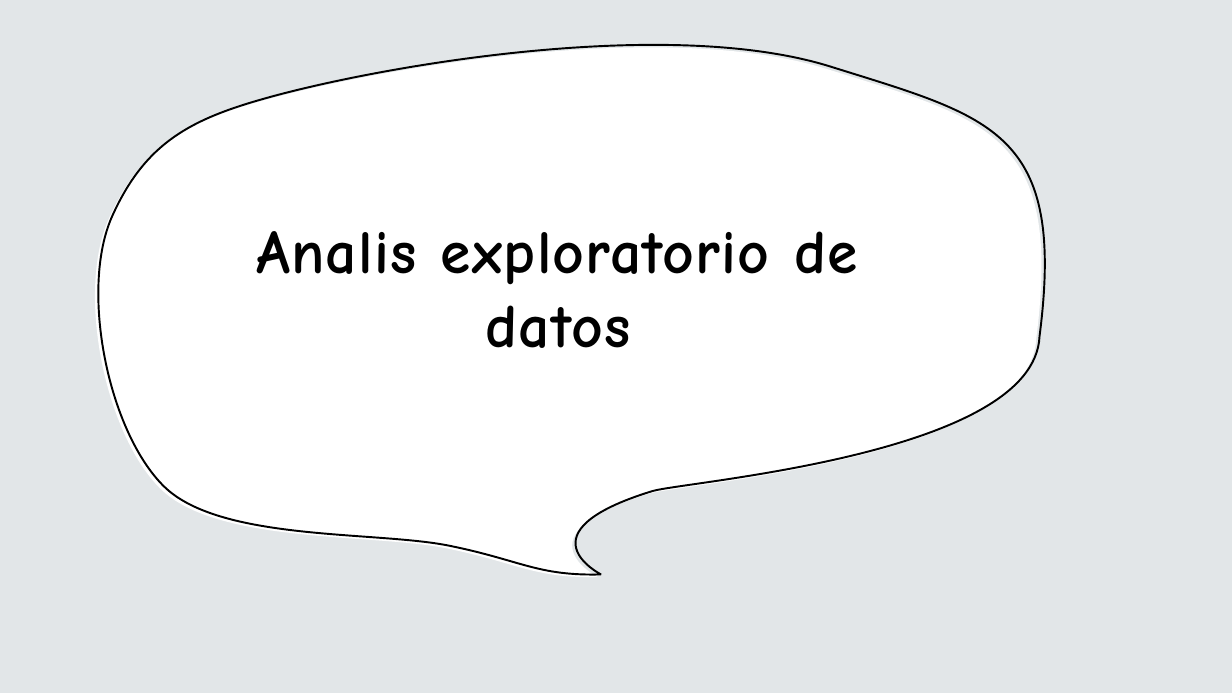
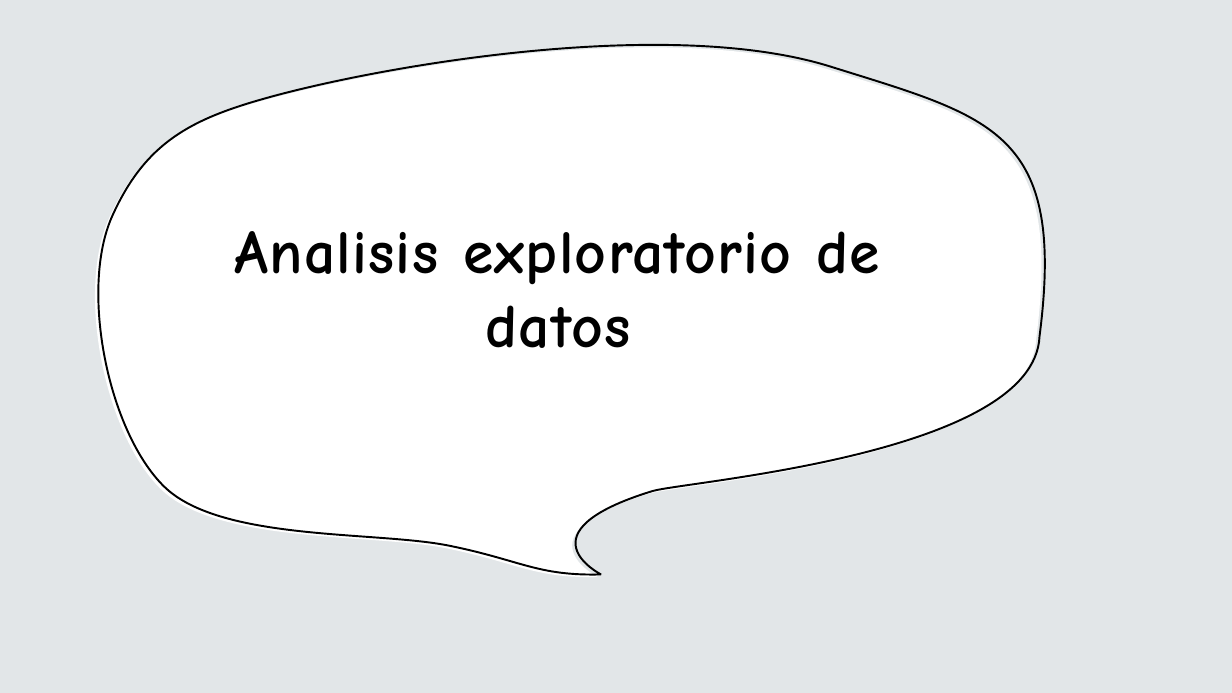
Before and after one commit to kelvin-lab/Customer-Segmentation-CLTV-Retail, a slide deck: slide 4 of Data/static/Esqueleto.pptx. Drawn at 1232x693 pixels with LibreOffice and Linux fonts; fonts in the diff are those of the drawing. Boxes give left, top, right and bottom in pixels: in the first picture for what was removed or moved away, otherwise in the second. Text is boxed around its words. In the diff, an @@ line names an element or a change of style, - is before the commit and + after.

```diff
--- a/Data/static/Esqueleto.pptx
+++ b/Data/static/Esqueleto.pptx
@@ title at [234,231,880,348]: text changed @@
-Analis exploratorio de datos
+Analisis exploratorio de datos
```
Also in this commit, not shown: 16 other slides changed, 2 other files.
